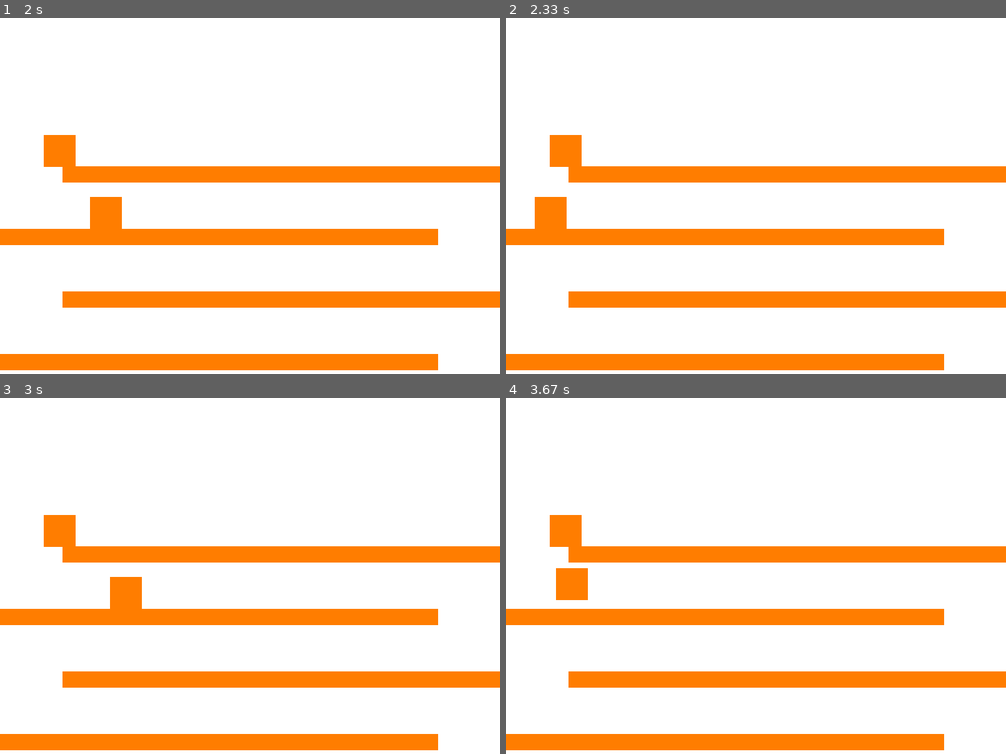
Above: before the commit, frames 1-4 (two rows, left to right).
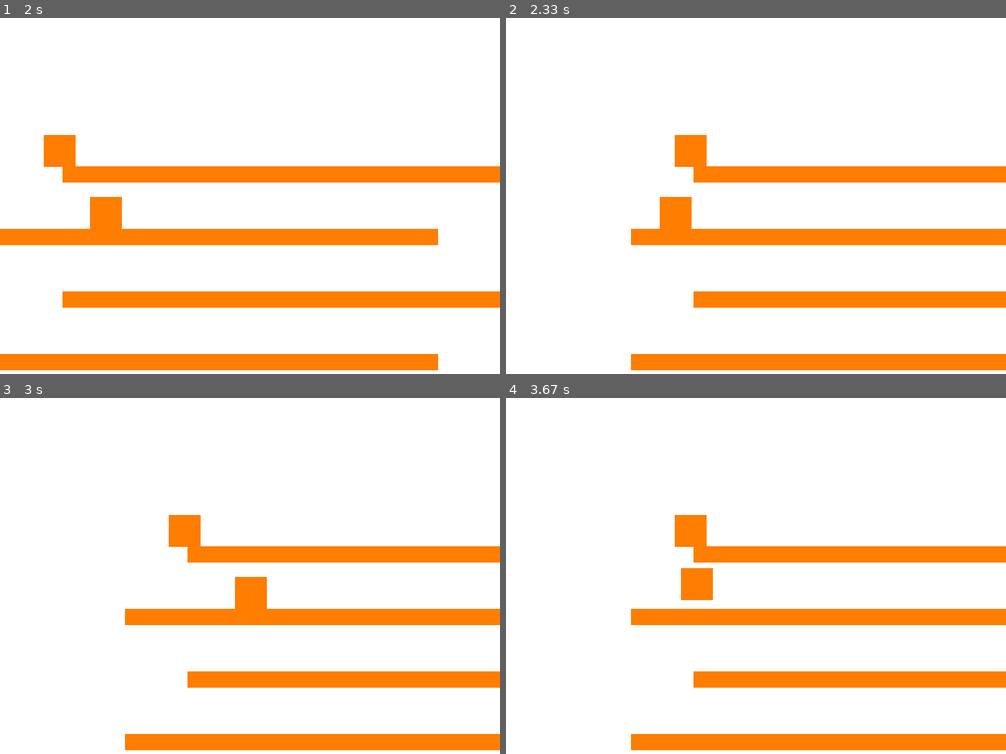
Above: after the commit, the same moments.

Repository: NeoZett-School/Python-Rectangle
Game: pygame game, started from scroll_test.py
Same seed, same stepped clock (60 frames per second), same inputs: the game is played once before the commit and once after it.
Inputs:
- Up to frame 1 (2 s): hold D 0.33-0.8 s; hold D 0.83-1.3 s; hold A 1.33-1.87 s; hold A from 1.9 s (still down)
- Up to frame 2 (2.33 s): release A at 2.3 s
- Up to frame 3 (3 s): hold D 2.33-2.97 s
- Up to frame 4 (3.67 s): hold A 3-3.47 s; hold D from 3.5 s (still down); tap Space at 3.57 s

Frame 1 is identical in both runs. In frame 2, 8.0% of the frame differs, in the area x 0-100%, y 32-99%; in frame 3, 8.0%; in frame 4, 8.0%.

Commit message:
Improved the scroll example.

Diff:
--- a/scroll_test.py
+++ b/scroll_test.py
@@ -14,6 +14,7 @@
 ORANGE = Color(255, 125, 0)
 
 SCROLL_DIST = 200
+SCROLL_AT = 100
 
 grid = rtngle_phys.Grid(cell_size=100, width=WIDTH, height=HEIGHT)
 
@@ -75,11 +76,11 @@
     player.update(pressed_keys, dt)
     movable_box.update([], dt)
 
-    if pressed_keys[pygame.K_a] and player.rect.left < 50:
+    if pressed_keys[pygame.K_a] and player.rect.left < SCROLL_AT:
         player.rect.left += SCROLL_DIST
         for obj in objects:
             obj.rect.left += SCROLL_DIST
-    elif pressed_keys[pygame.K_d] and player.rect.right > WIDTH - 50:
+    elif pressed_keys[pygame.K_d] and player.rect.right > WIDTH - SCROLL_AT:
         player.rect.right -= SCROLL_DIST
         for obj in objects:
             obj.rect.right -= SCROLL_DIST
